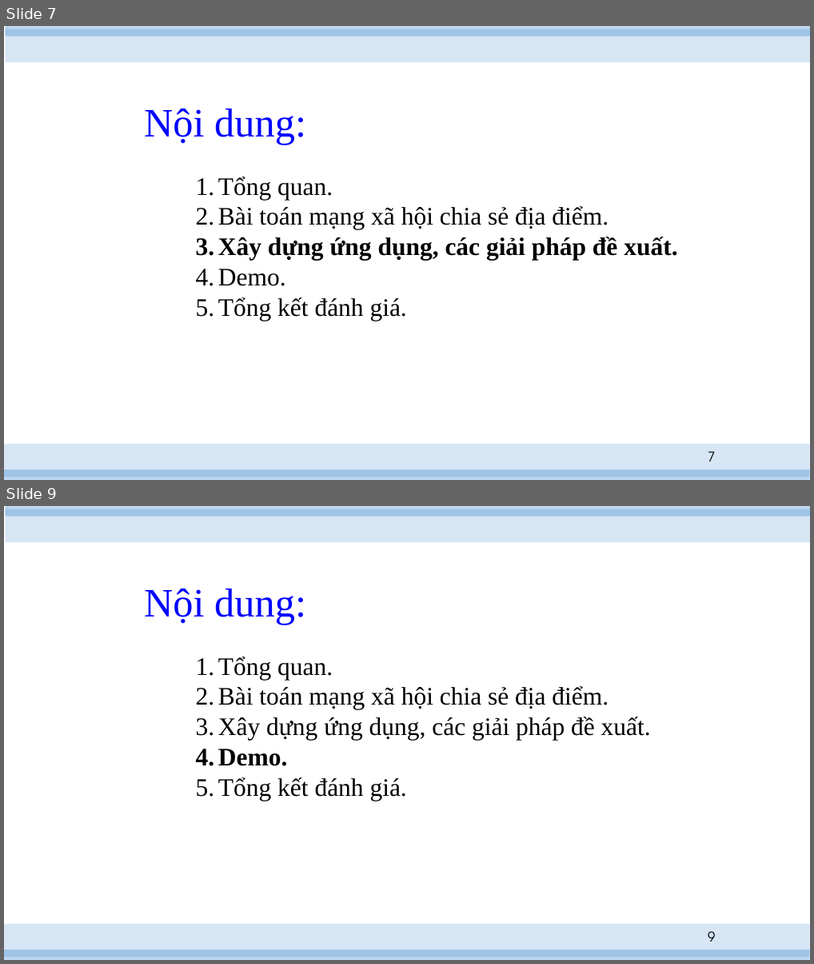
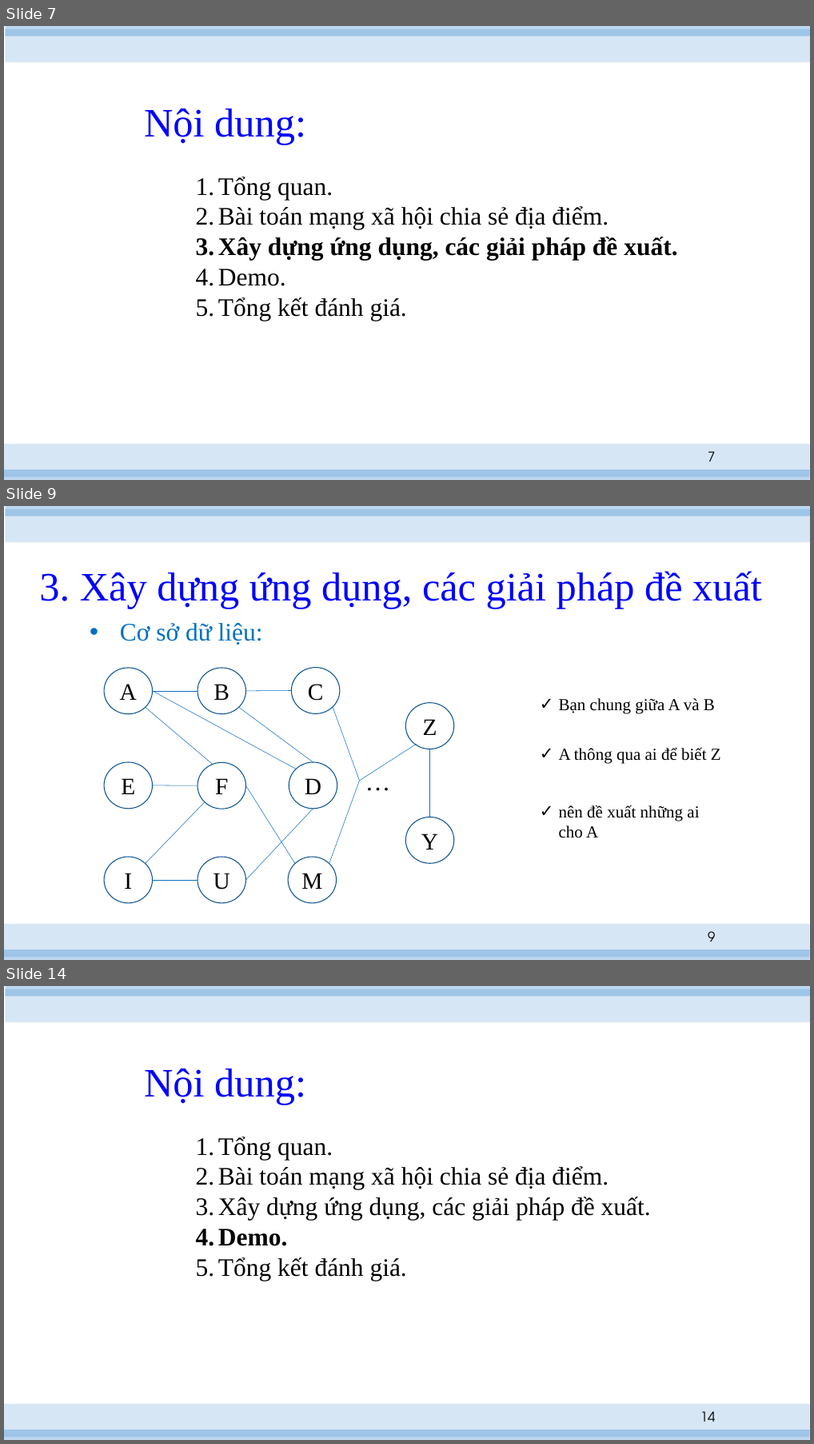
Before and after one commit to hvngoc/Presentation, a slide deck: slide.pptx. Shown one above the other, each under a label of ours: slides 7 and 9 before the commit, slides 7, 9 and 14 after it; the slides between them are not shown. The pictures are 814x964 and 814x1444 pixels, drawn with LibreOffice and Linux fonts; fonts in the diff are those of the drawing. Boxes give left, top, right and bottom in pixels: in the first picture for what was removed or moved away, otherwise in the second. Text is boxed around its words. In the diff, an @@ line names an element or a change of style, - is before the commit and + after.

```diff
--- a/slide.pptx
+++ b/slide.pptx
@@ slide 9 added at (4,506,810,960), background #FFFFFF; not listed: 4 template elements that a slide beside it also shows @@
@@ title added at (39,571,762,609), 48 pt, text #0000FF @@
+3. Xây dựng ứng dụng, các giải pháp đề xuất
@@ text added at (120,623,263,644), 30 pt, text #0070C0 @@
+• Cơ sở dữ liệu:
@@ ellipse added at (104,668,152,713), fill #FFFFFF, outline #0B5292 1 pt, 28 pt, text #000000 @@
+A
@@ ellipse added at (198,668,246,713), fill #FFFFFF, outline #0B5292 1 pt, 28 pt, text #000000 @@
+B
@@ ellipse added at (291,668,340,713), fill #FFFFFF, outline #0B5292 1 pt, 28 pt, text #000000 @@
+C
@@ line added from (152, 691) to (198, 691), #0F6FC6 0.5 pt @@
@@ line added from (152, 691) to (296, 768), #0F6FC6 0.5 pt @@
@@ line added from (246, 691) to (291, 691), #0F6FC6 0.5 pt @@
@@ line added from (146, 707) to (213, 764), #0F6FC6 0.5 pt @@
@@ line added from (238, 707) to (313, 762), #0F6FC6 0.5 pt @@
@@ line added from (333, 707) to (360, 780), #0F6FC6 0.5 pt @@
@@ ellipse added at (406,703,454,748), fill #FFFFFF, outline #0B5292 1 pt, 28 pt, text #000000 @@
+Z
@@ text added at (559,698,715,714), 20 pt, text #000000 @@
+✓ Bạn chung giữa A và B
@@ line added from (360, 780) to (417, 744), #0F6FC6 0.5 pt @@
@@ ellipse added at (104,762,152,808), fill #FFFFFF, outline #0B5292 1 pt, 28 pt, text #000000 @@
+E
@@ ellipse added at (198,763,246,808), fill #FFFFFF, outline #0B5292 1 pt, 28 pt, text #000000 @@
+F
@@ ellipse added at (289,762,338,808), fill #FFFFFF, outline #0B5292 1 pt, 28 pt, text #000000 @@
+D
@@ text added at (360,762,474,799), 30 pt, text #000000 @@
+…
@@ line added from (430, 748) to (430, 817), #0F6FC6 0.5 pt @@
@@ text added at (559,747,722,764), 20 pt, text #000000 @@
+✓ A thông qua ai để biết Z
@@ line added from (152, 785) to (198, 785), #0F6FC6 0.5 pt @@
@@ line added from (246, 785) to (295, 864), #0F6FC6 0.5 pt @@
@@ line added from (330, 864) to (360, 780), #0F6FC6 0.5 pt @@
@@ line added from (146, 864) to (205, 802), #0F6FC6 0.5 pt @@
@@ line added from (246, 880) to (313, 808), #0F6FC6 0.5 pt @@
@@ ellipse added at (406,817,454,863), fill #FFFFFF, outline #0B5292 1 pt, 28 pt, text #000000 @@
+Y
@@ text added at (559,804,699,838), 20 pt, text #000000 @@
+✓ nên đề xuất những ai cho A
@@ ellipse added at (104,856,152,902), fill #FFFFFF, outline #0B5292 1 pt, 28 pt, text #000000 @@
+I
@@ ellipse added at (198,856,246,902), fill #FFFFFF, outline #0B5292 1 pt, 28 pt, text #000000 @@
+U
@@ ellipse added at (288,856,337,902), fill #FFFFFF, outline #0B5292 1 pt, 28 pt, text #000000 @@
+M
@@ line added from (152, 880) to (198, 880), #0F6FC6 0.5 pt @@
@@ page number added at (708,931,715,941), 16 pt, text #000000 @@
+9
@@ what was slide 9 is now slide 14 @@
@@ page number at (701,1411,716,1421): text changed @@
-9
+14
```
Also in this commit, not shown: 1 slide changed, 4 other slides added.
